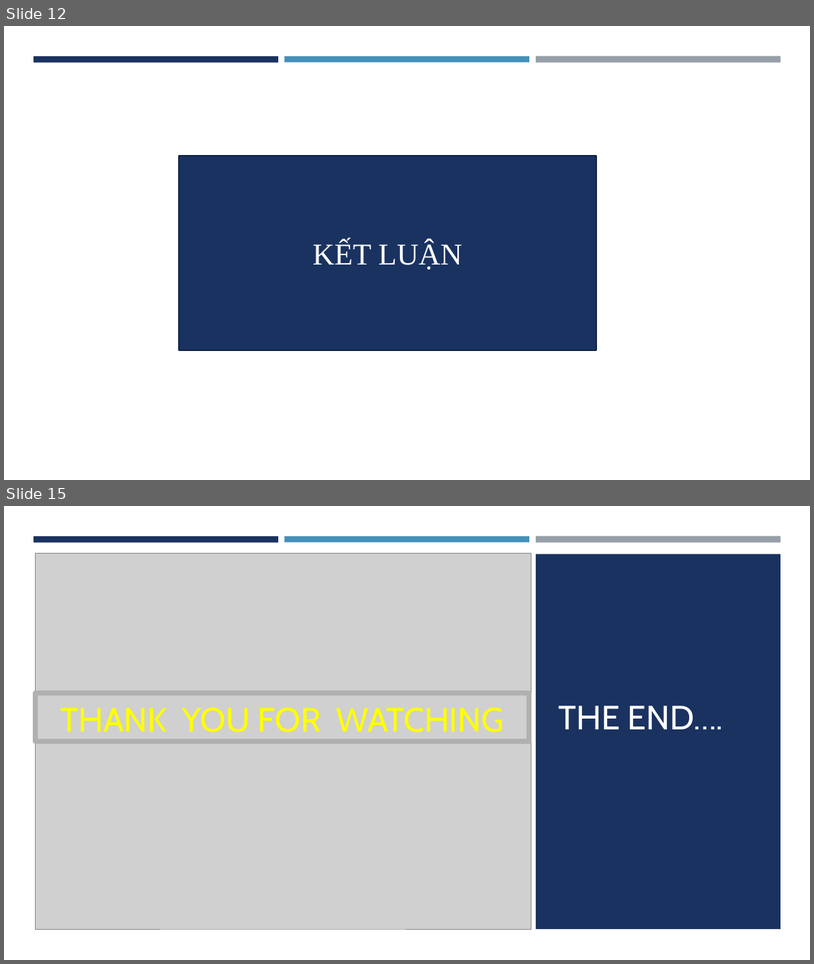
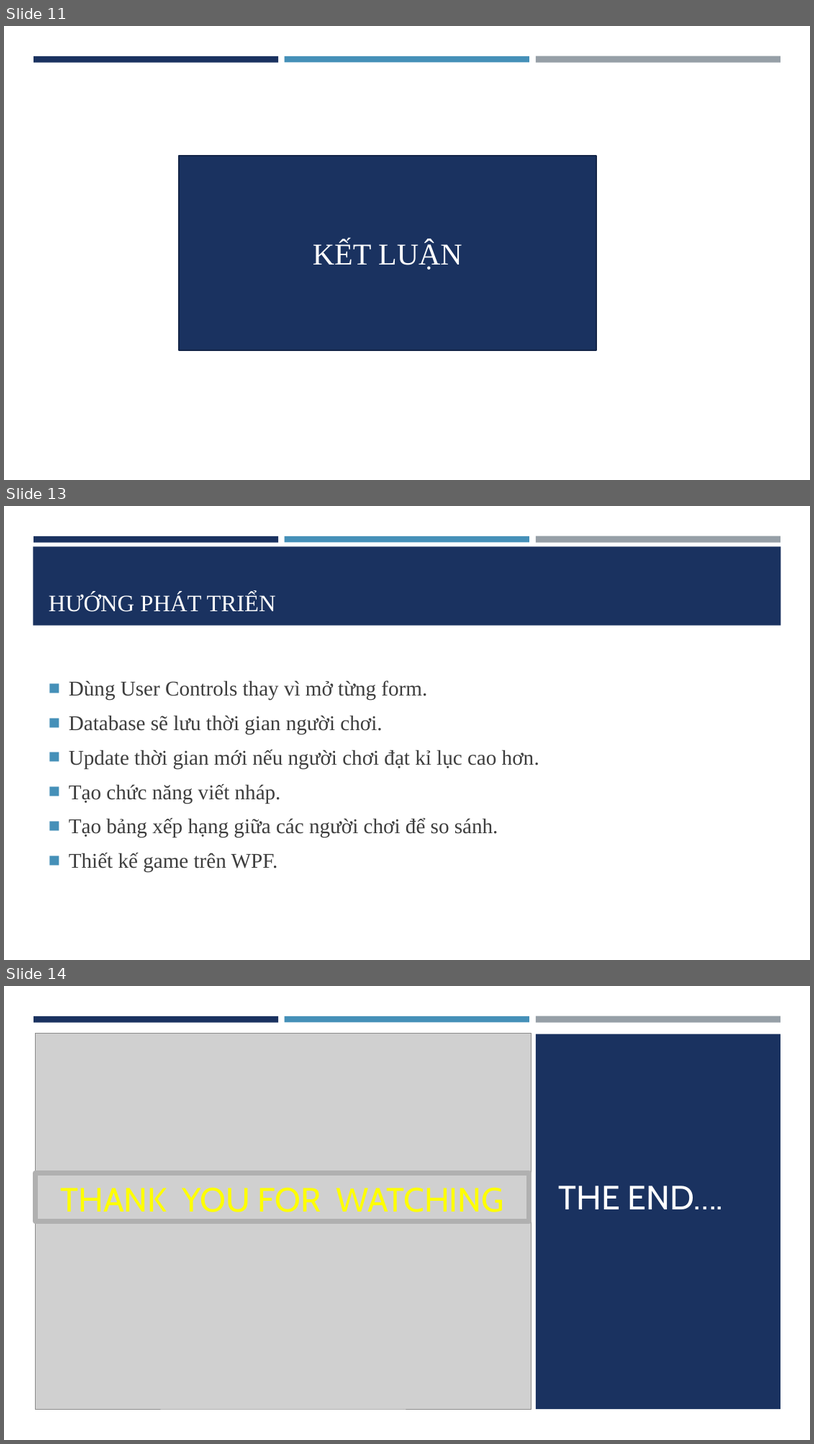
Before and after one commit to minhhieu023/Project1, a slide deck: Document/ThuyetTrinh.pptx. Shown one above the other, each under a label of ours: slides 12 and 15 before the commit, slides 11, 13 and 14 after it; the slides between them are not shown. The pictures are 814x964 and 814x1444 pixels, drawn with LibreOffice and Linux fonts; fonts in the diff are those of the drawing; grey boxes stand for pictures; background and template pictures are left out. Boxes give left, top, right and bottom in pixels: in the first picture for what was removed or moved away, otherwise in the second. Text is boxed around its words. In the diff, an @@ line names an element or a change of style, - is before the commit and + after.

```diff
--- a/Document/ThuyetTrinh.pptx
+++ b/Document/ThuyetTrinh.pptx
@@ slide 13 added at (4, 506, 810, 960), background #FFFFFF; not listed: 3 template elements that a slide beside it also shows @@
@@ rectangle added at (33, 546, 782, 626), fill #1A3260 @@
@@ title added at (49, 593, 276, 612), 28 pt, text #FFFFFF @@
+HƯỚNG PHÁT TRIỂN
@@ text added at (69, 680, 540, 872), 25 pt, text #3D3D3D @@
+■ Dùng User Controls thay vì mở từng form.
+■ Database sẽ lưu thời gian người chơi.
+■ Update thời gian mới nếu người chơi đạt kỉ lục cao hơn.
+■ Tạo chức năng viết nháp.
+■ Tạo bảng xếp hạng giữa các người chơi để so sánh.
+■ Thiết kế game trên WPF.
@@ what was slide 12 is now slide 11 @@
@@ what was slide 15 is now slide 14 @@
```
Also in this commit, not shown: 5 slides changed, 1 other slide added, 3 slides removed, 11 other files.
